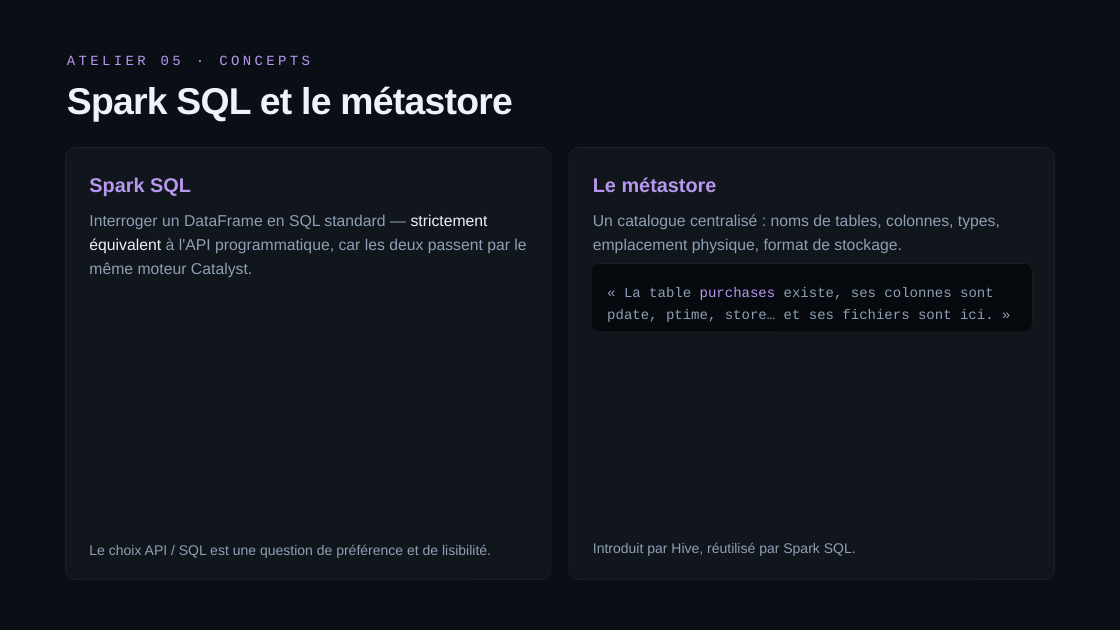
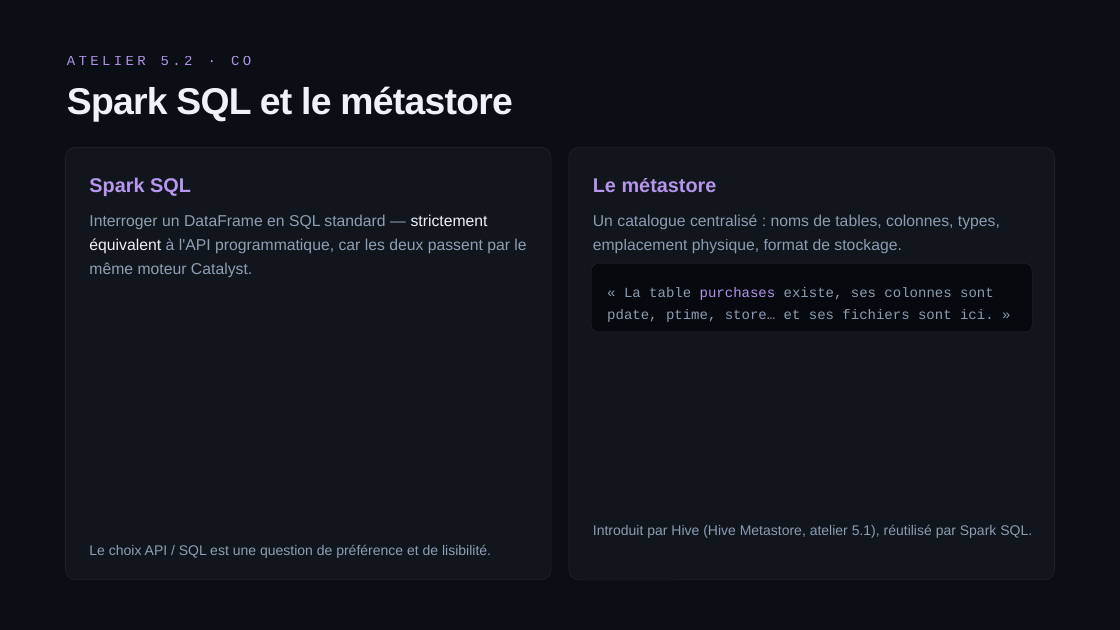
Before and after one commit to TidianiAmada/bigdata_cloudcomputing, a slide deck: slide 83 of Support_Big_Data_et_Cloud_Computing.pptx (slide 42 before the commit). Drawn at 1120x630 pixels with LibreOffice and Linux fonts; fonts in the diff are those of the drawing. Boxes give left, top, right and bottom in pixels: in the first picture for what was removed or moved away, otherwise in the second. Text is boxed around its words. In the diff, an @@ line names an element or a change of style, - is before the commit and + after.

Commit message:
update theorie spark

```diff
--- a/Support_Big_Data_et_Cloud_Computing.pptx
+++ b/Support_Big_Data_et_Cloud_Computing.pptx
@@ text at (67,56,322,65): text changed; text colour #B897F0 to #B897F0 at 97% opacity @@
-ATELIER 05 · CONCEPTS
+ATELIER 5.2 · CONCEPTS
@@ text at (593,524,1032,538): text changed @@
-Introduit par Hive, réutilisé par Spark SQL.
+Introduit par Hive (Hive Metastore, atelier 5.1), réutilisé par Spark SQL.
```
Also in this commit, not shown: 56 other slides changed, 45 slides added, 4 slides removed, 1 other file.
